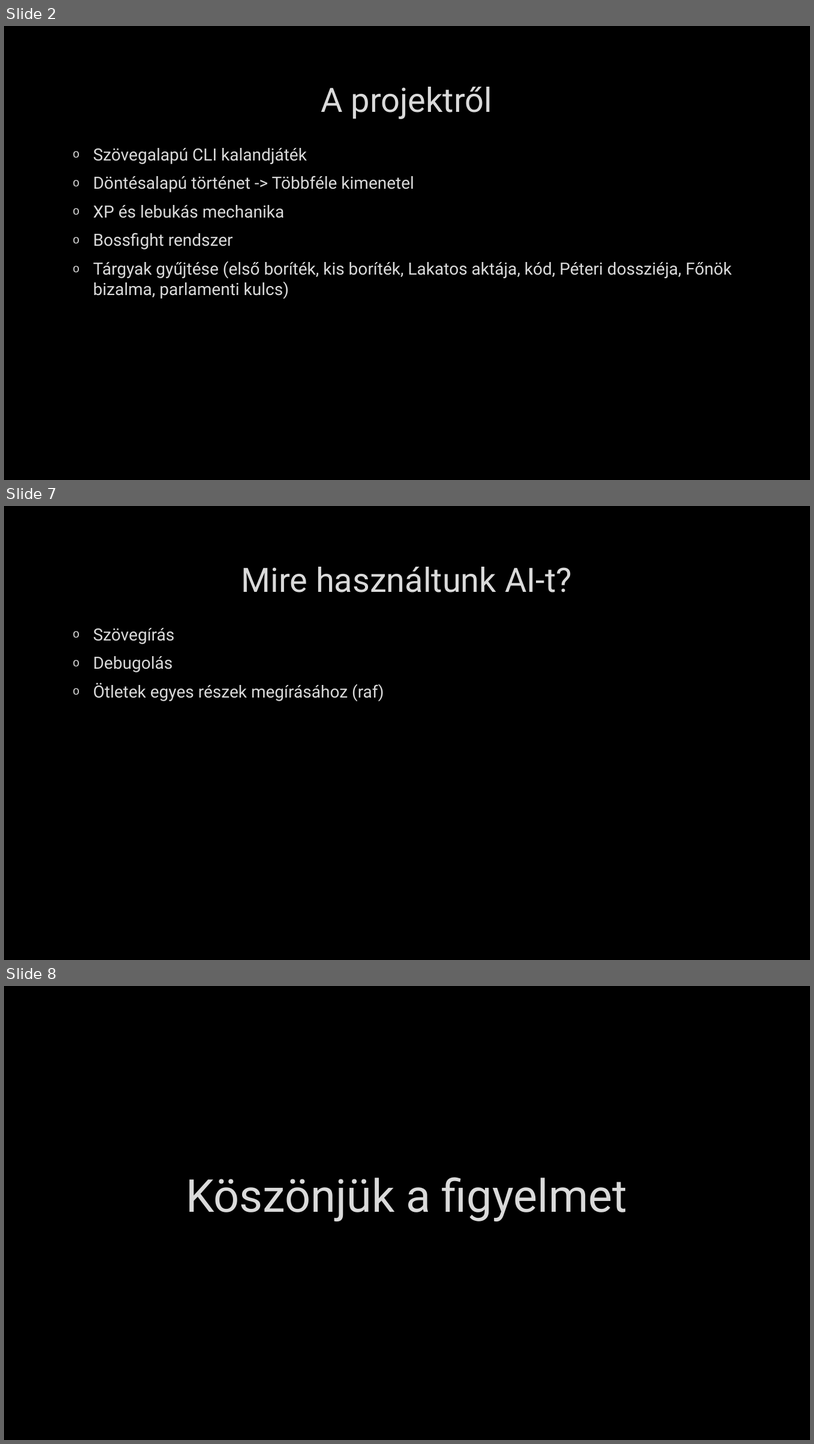
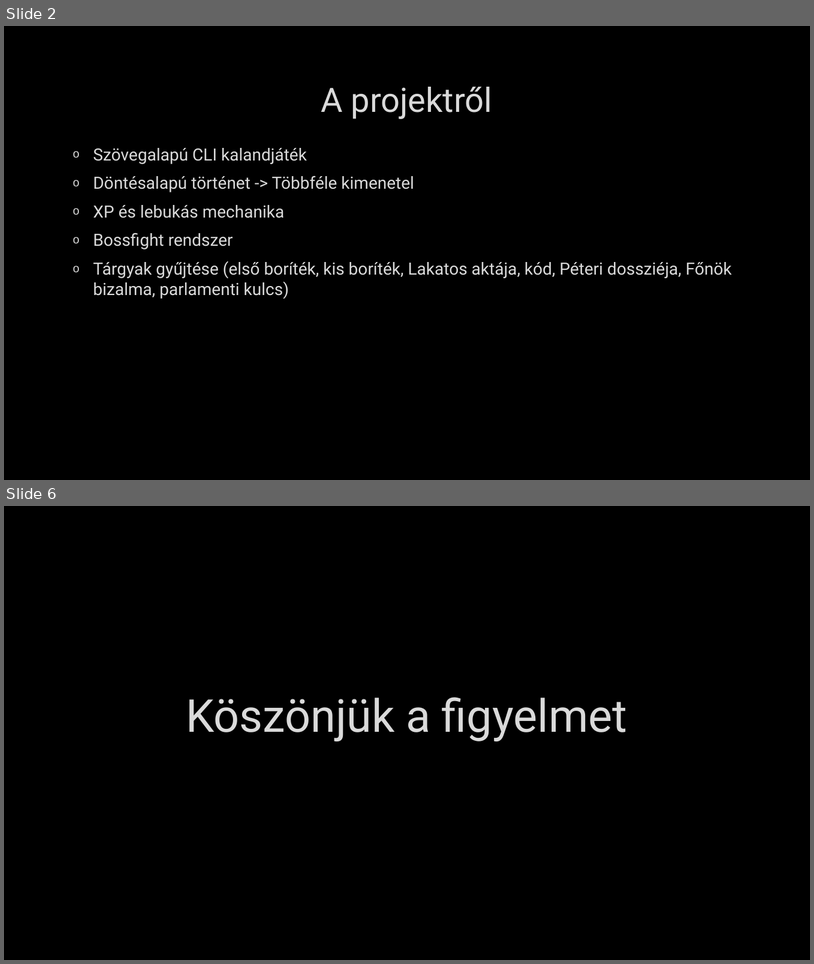
Before and after one commit to djkzea/java, a slide deck: projektmunka.pptx. Shown one above the other, each under a label of ours: slides 2, 7 and 8 before the commit, slides 2 and 6 after it; the slides between them are not shown. The pictures are 814x1444 and 814x964 pixels, drawn with LibreOffice and Linux fonts; fonts in the diff are those of the drawing; background and template pictures are left out. Boxes give left, top, right and bottom in pixels: in the first picture for what was removed or moved away, otherwise in the second. Text is boxed around its words. In the diff, an @@ line names an element or a change of style, - is before the commit and + after.

```diff
--- a/projektmunka.pptx
+++ b/projektmunka.pptx
@@ slide 7 removed at [4, 506, 810, 960], background picture (left out) @@
@@ title removed at [242, 567, 572, 592] @@
-Mire használtunk AI-t?
@@ text removed at [93, 628, 384, 701] @@
-o Szövegírás
-o Debugolás
-o Ötletek egyes részek megírásához (raf)
@@ what was slide 8 is now slide 6 @@
```
Also in this commit, not shown: 3 slides changed, 1 other slide removed.
